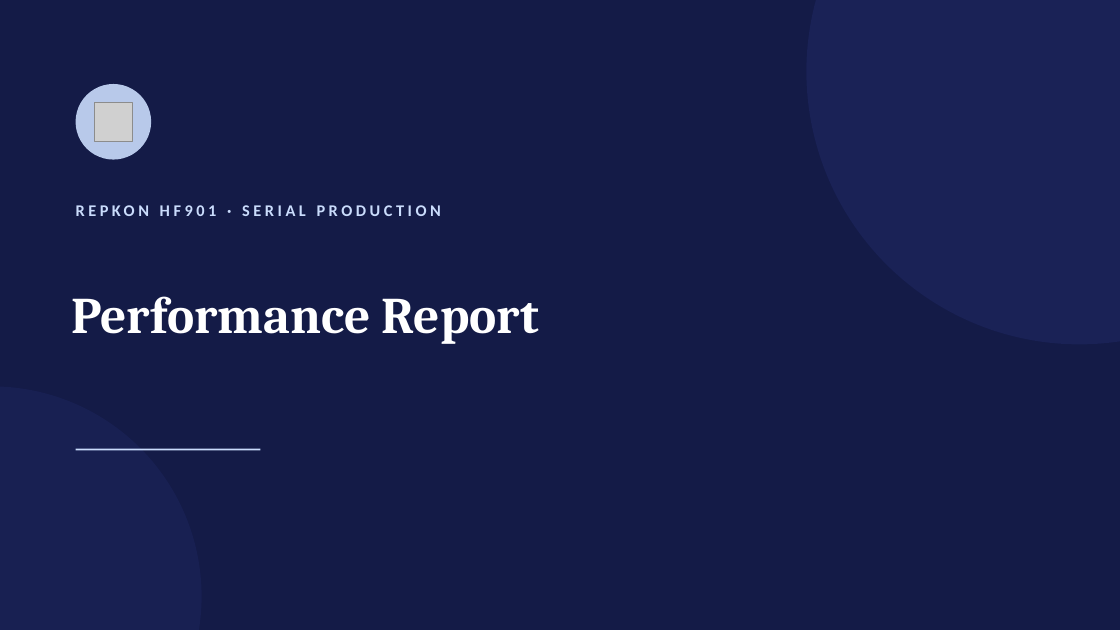
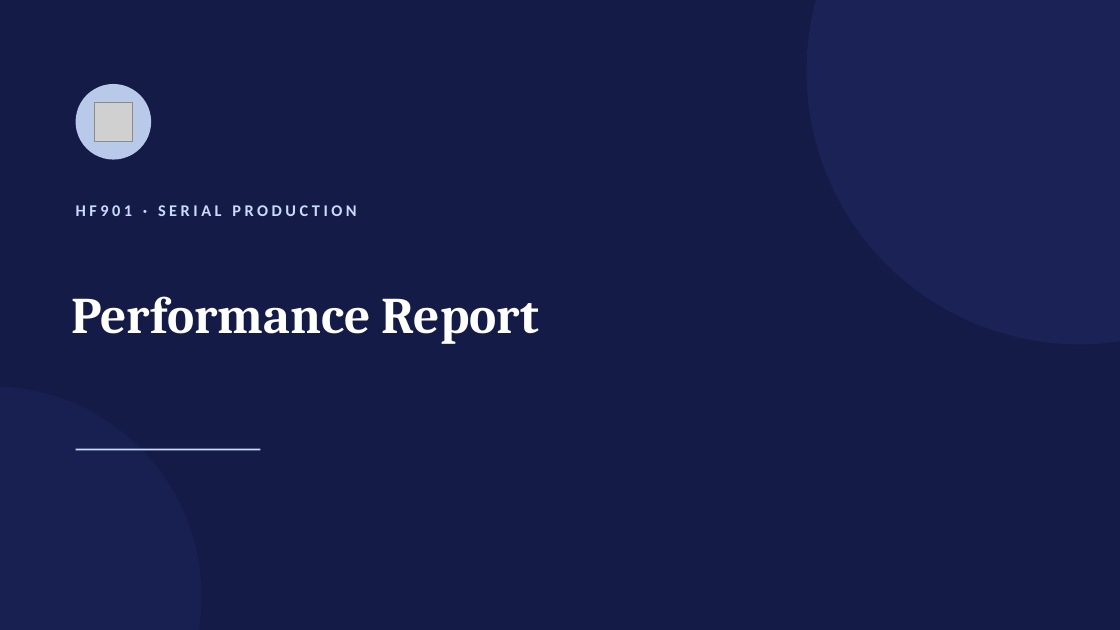
Before and after one commit to sgtdali/ManufUI, a slide deck: slide 1 of docs/sunumlar/Repkon-HF901-Ust-Yonetim-Sunumu-2026-07-EN.pptx. Drawn at 1120x630 pixels with LibreOffice and Linux fonts; fonts in the diff are those of the drawing; grey boxes stand for pictures. Boxes give left, top, right and bottom in pixels: in the first picture for what was removed or moved away, otherwise in the second. Text is boxed around its words. In the diff, an @@ line names an element or a change of style, - is before the commit and + after.

```diff
--- a/docs/sunumlar/Repkon-HF901-Ust-Yonetim-Sunumu-2026-07-EN.pptx
+++ b/docs/sunumlar/Repkon-HF901-Ust-Yonetim-Sunumu-2026-07-EN.pptx
@@ text at [76,205,356,216]: text changed @@
-REPKON HF901 · SERIAL PRODUCTION
+HF901 · SERIAL PRODUCTION
```
Also in this commit, not shown: 5 other slides changed, 9 slides added, 1 slide removed, 6 other files.
